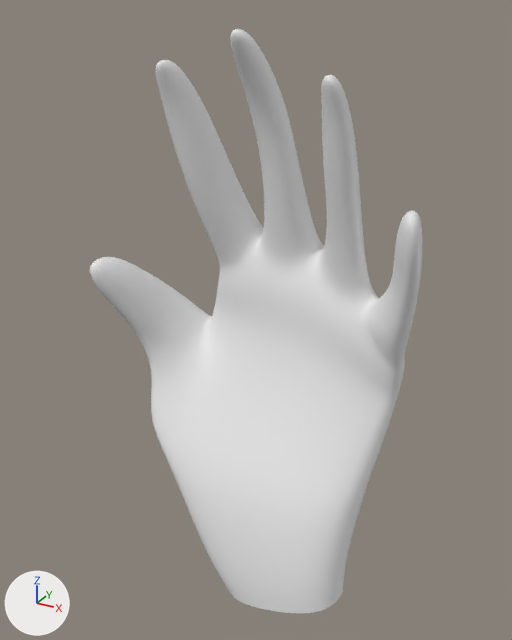
Before and after pictures for a commit that changed the Blender file Lab3/hand.blend.
One viewpoint serves both versions: a 50 mm lens placed at (2.28, -3.93, 3.48), pointed at (-0.17, 0.52, 1.26). Every picture has the same lights, and +X, +Y and +Z are marked at lower left. The first picture is the older version.

Script lines for the objects in view, before the commit:
```python
mat_material = principled_material('Material')
mat_material.base_color = (0.8, 0.8, 0.8)  # white #e7e7e7
me_cube = bpy.data.meshes.new('Cube')
me_cube.from_pydata(...)  # 257 vertices, 250 faces; spans x -1.48..1.17, y -0.26..1.31, z -0.9..3.39
me_cube.materials.append(mat_material)  # white #e7e7e7
ob_cube = bpy.data.objects.new('Cube', me_cube)
ob_cube.location = (0.0, 0.0, 0.0)
_m = ob_cube.modifiers.new('Subdivision', 'SUBSURF')
```
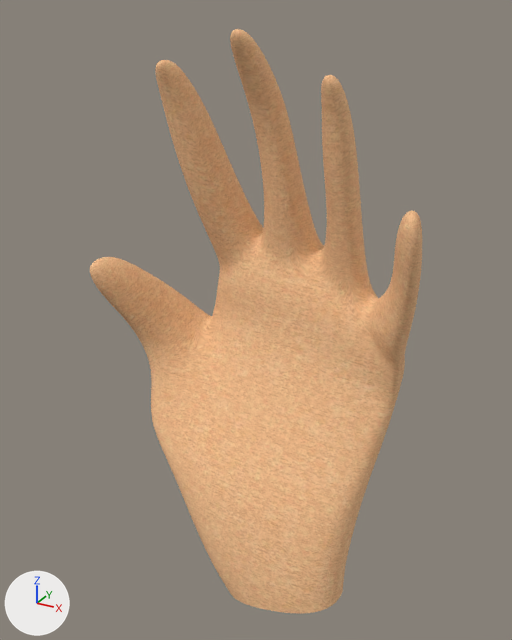
Pixel boxes [x1, y1, x2, y2] of what changed, in the pictures (512 x 640 px):
'Cube', surface changed (white to beige)
    both: [90, 29, 422, 614]

The change, as a diff of the scene's bpy script:
```diff
--- a/Lab3/hand.blend.py
+++ b/Lab3/hand.blend.py
@@ img_25b1c5c65d9737f6bf2f71d163b17838_webp @@
+img_25b1c5c65d9737f6bf2f71d163b17838_webp = load_image('25b1c5c65d9737f6bf2f71d163b17838.webp', '25b1c5c65d9737f6bf2f71d163b17838.webp', 1500, 2000, 'sRGB')
@@ mat_material @@
 mat_material = principled_material('Material')
-mat_material.base_color = (0.8, 0.8, 0.8)  # white #e7e7e7
+mat_material.texture = img_25b1c5c65d9737f6bf2f71d163b17838_webp
+mat_material.roughness = 1.0
```
